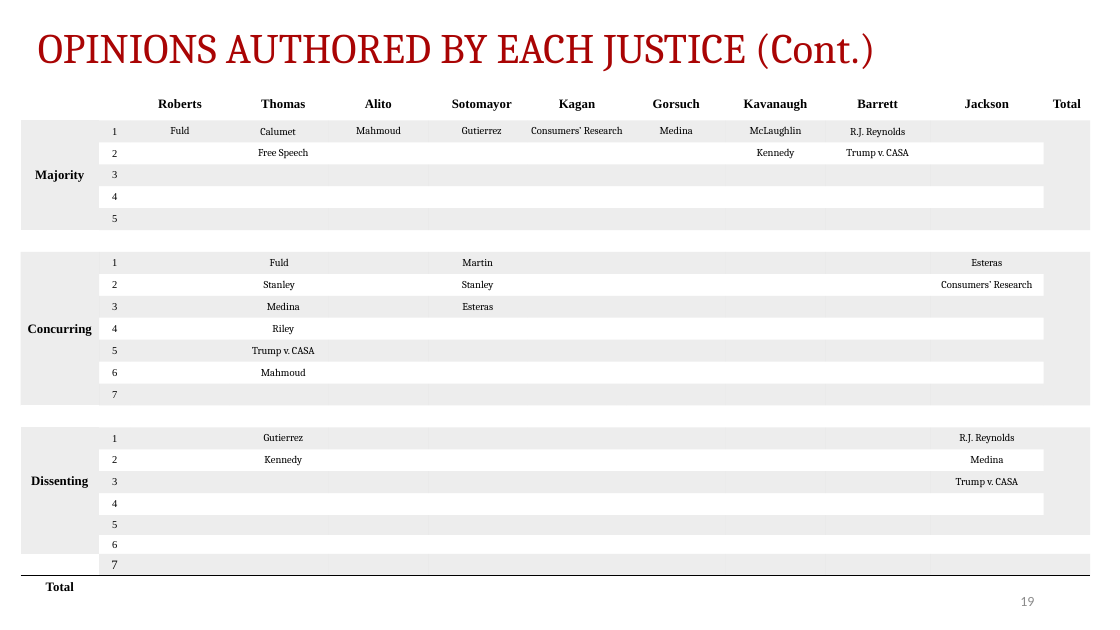
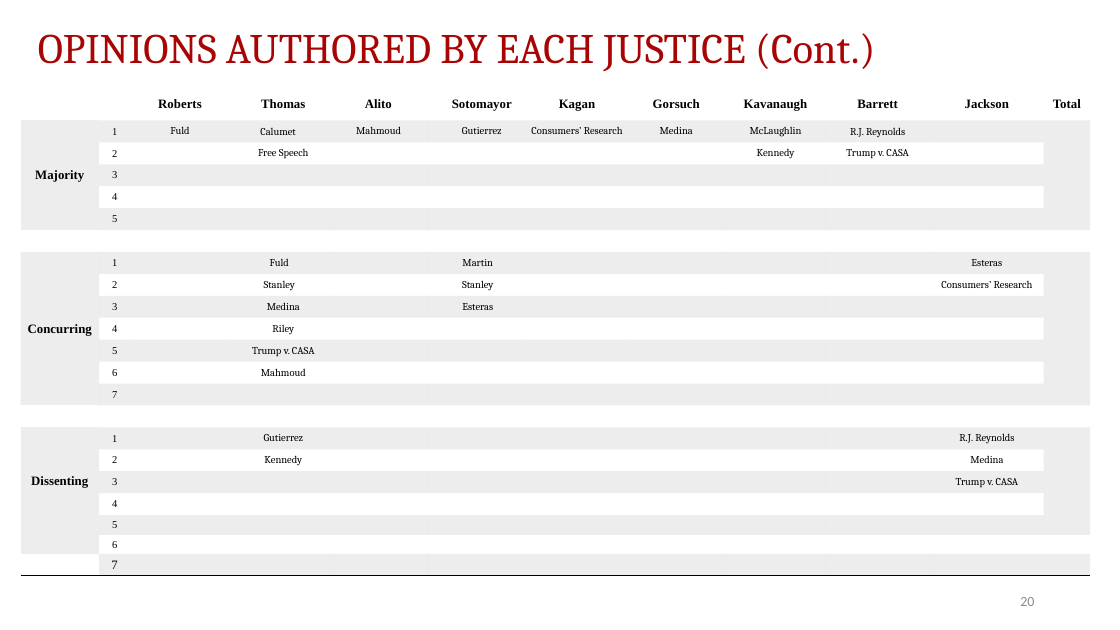
Before and after one commit to JakeTruscott/scotuswatch, a slide deck: slide 20 of Stat Reviews/OT24_StatReview/compilation/SCOTUSBlog/statpack_OT24.pptx (slide 19 before the commit). Drawn at 1120x630 pixels with LibreOffice and Linux fonts; fonts in the diff are those of the drawing. Boxes give left, top, right and bottom in pixels: in the first picture for what was removed or moved away, otherwise in the second. Text is boxed around its words. In the diff, an @@ line names an element or a change of style, - is before the commit and + after.

```diff
--- a/Stat Reviews/OT24_StatReview/compilation/SCOTUSBlog/statpack_OT24.pptx
+++ b/Stat Reviews/OT24_StatReview/compilation/SCOTUSBlog/statpack_OT24.pptx
@@ table at (21, 88, 1090, 597) @@
-row 23, column 1: Total
+row 23, column 1: 
@@ page number at (1020, 597, 1034, 606): text changed @@
-19
+20
```
Also in this commit, not shown: 10 other slides changed, 2 slides added, 1 slide removed, 35 other files.
